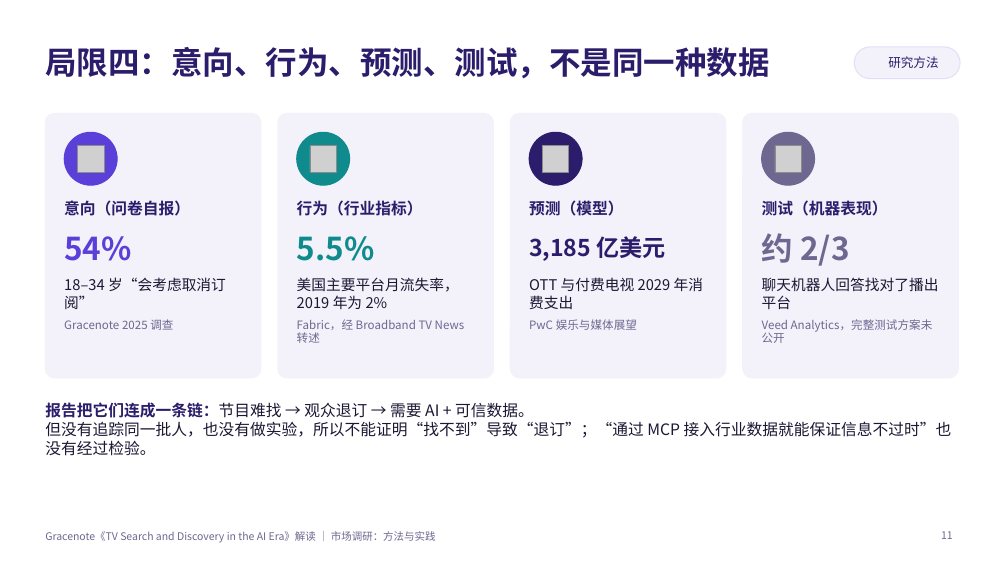
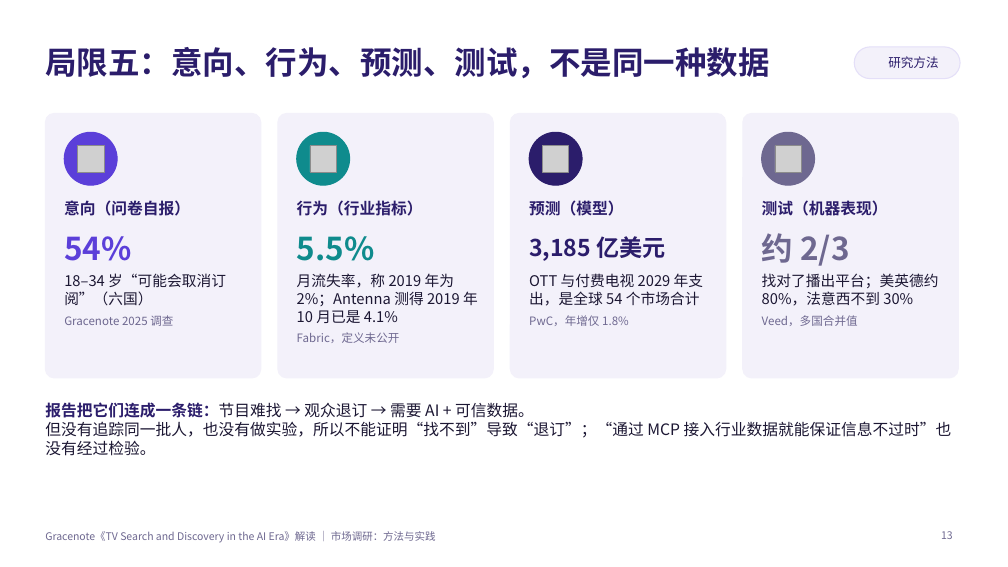
Before and after one commit to jayleo113/ppt, a slide deck: slide 13 of Gracenote_AI报告解读_课堂分享.pptx (slide 11 before the commit). Drawn at 1008x567 pixels with LibreOffice and Linux fonts; fonts in the diff are those of the drawing; grey boxes stand for pictures; background and template pictures are left out. Boxes give left, top, right and bottom in pixels: in the first picture for what was removed or moved away, otherwise in the second. Text is boxed around its words. In the diff, an @@ line names an element or a change of style, - is before the commit and + after.

```diff
--- a/Gracenote_AI报告解读_课堂分享.pptx
+++ b/Gracenote_AI报告解读_课堂分享.pptx
@@ title at (45, 47, 769, 78): text changed @@
-局限四：意向、行为、预测、测试，不是同一种数据
+局限五：意向、行为、预测、测试，不是同一种数据
@@ text at (64, 273, 226, 305): text changed @@
-18–34 岁“会考虑取消订阅”
+18–34 岁“可能会取消订阅”（六国）
@@ text at (297, 273, 478, 343): text changed; size 11 to 14 pt; text colour #6E6890 to #1C1733 @@
-美国主要平台月流失率，2019 年为 2%
-Fabric，经 Broadband TV News 转述
+月流失率，称 2019 年为 2%；Antenna 测得 2019 年 10 月已是 4.1%
+Fabric，定义未公开
@@ text at (529, 273, 703, 326): text changed @@
-OTT 与付费电视 2029 年消费支出
-PwC 娱乐与媒体展望
+OTT 与付费电视 2029 年支出，是全球 54 个市场合计
+PwC，年增仅 1.8%
@@ text at (762, 273, 939, 326): text changed; size 11 to 14 pt; text colour #6E6890 to #1C1733 @@
-聊天机器人回答找对了播出平台
-Veed Analytics，完整测试方案未公开
+找对了播出平台；美英德约 80%，法意西不到 30%
+Veed，多国合并值
@@ page number at (941, 531, 953, 539): text changed @@
-11
+13
```
Also in this commit, not shown: 10 other slides changed, 2 slides added, 3 other files.
